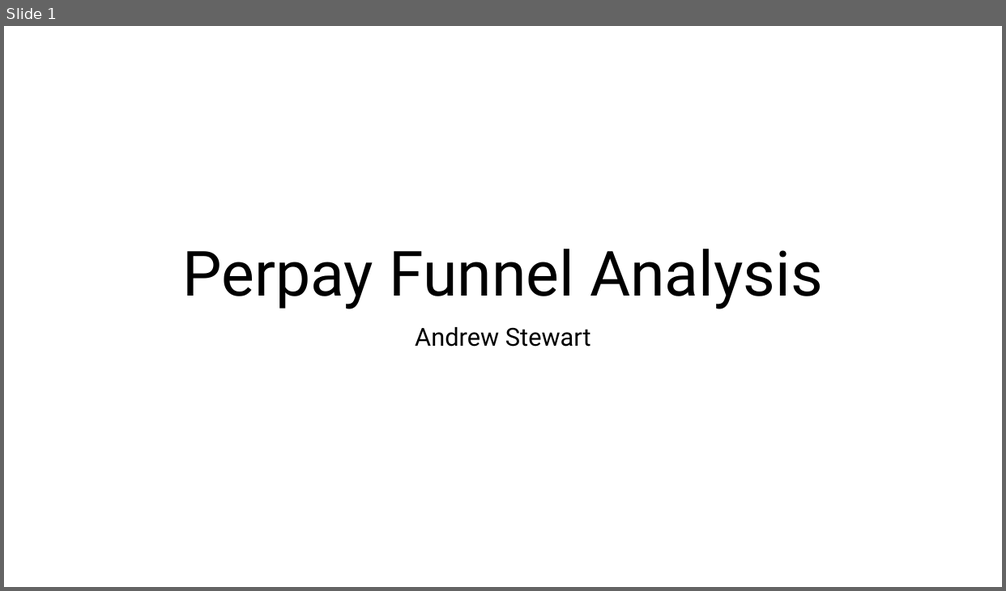
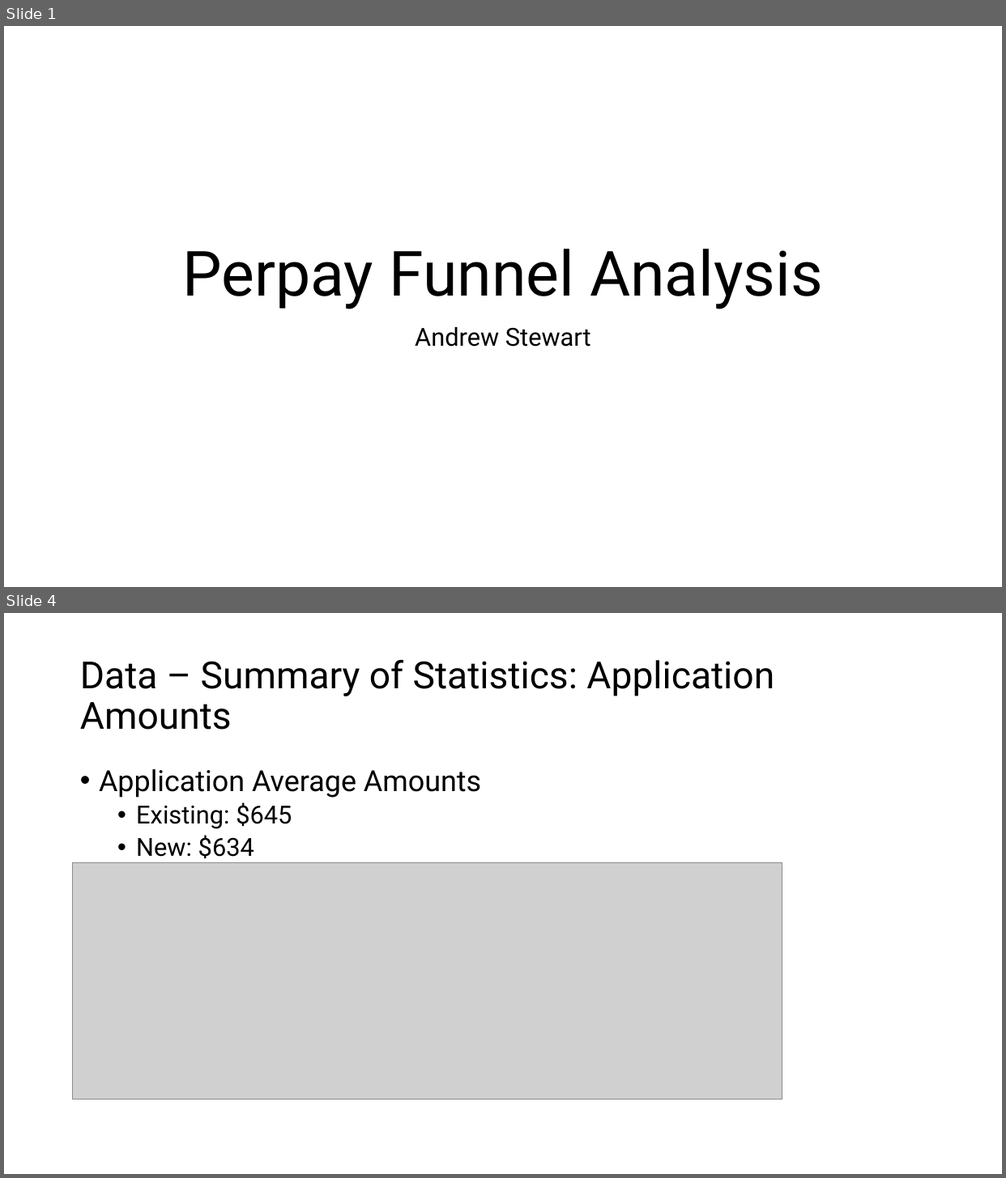
Before and after one commit to theroyalbob/perpay-final, a slide deck: Stewart-final-presentation.pptx. Shown one above the other, each under a label of ours: slide 1 before the commit, slides 1 and 4 after it; the slides between them are not shown. The pictures are 1006x591 and 1006x1178 pixels, drawn with LibreOffice and Linux fonts; fonts in the diff are those of the drawing; grey boxes stand for pictures. Boxes give left, top, right and bottom in pixels: in the first picture for what was removed or moved away, otherwise in the second. Text is boxed around its words. In the diff, an @@ line names an element or a change of style, - is before the commit and + after.

```diff
--- a/Stewart-final-presentation.pptx
+++ b/Stewart-final-presentation.pptx
@@ slide 4 added at (4,613,1002,1174), background #FFFFFF @@
@@ title added at (80,660,774,730), 36 pt, text #000000 @@
+Data – Summary of Statistics: Application Amounts
@@ text added at (99,769,481,858), 28 pt, text #000000 @@
+• Application Average Amounts
+  • Existing: $645
+  • New: $634
@@ picture added at (73,863,782,1100) @@
```
Also in this commit, not shown: 16 other slides added.
